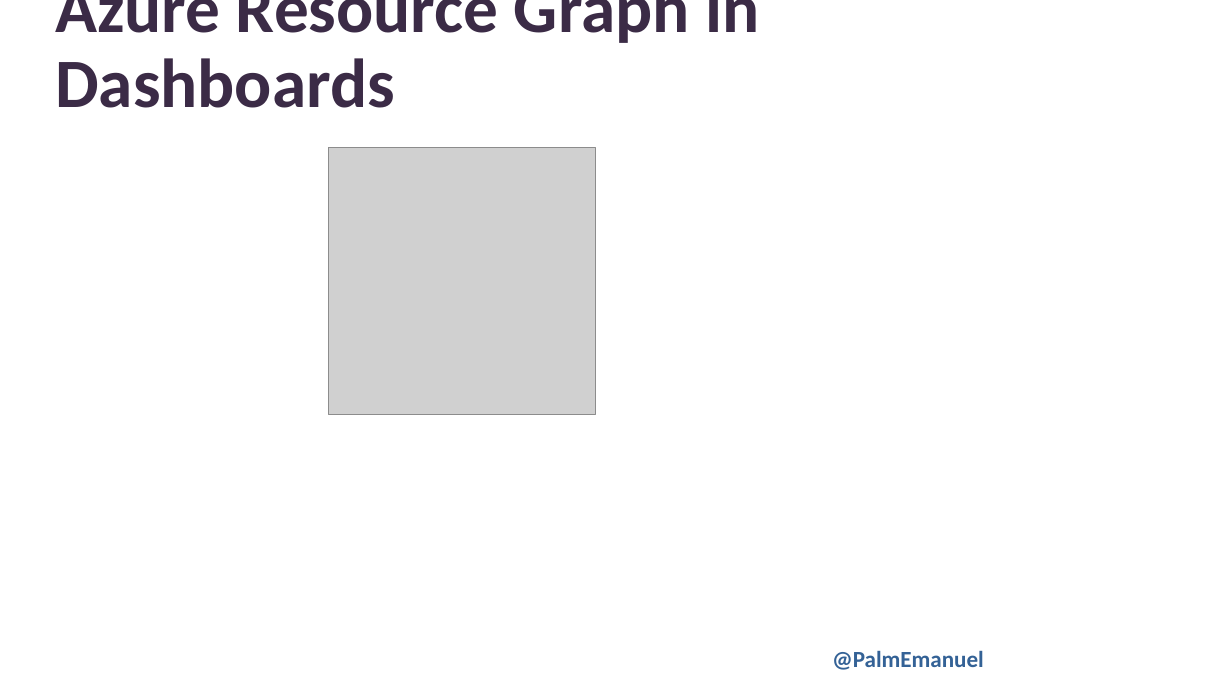
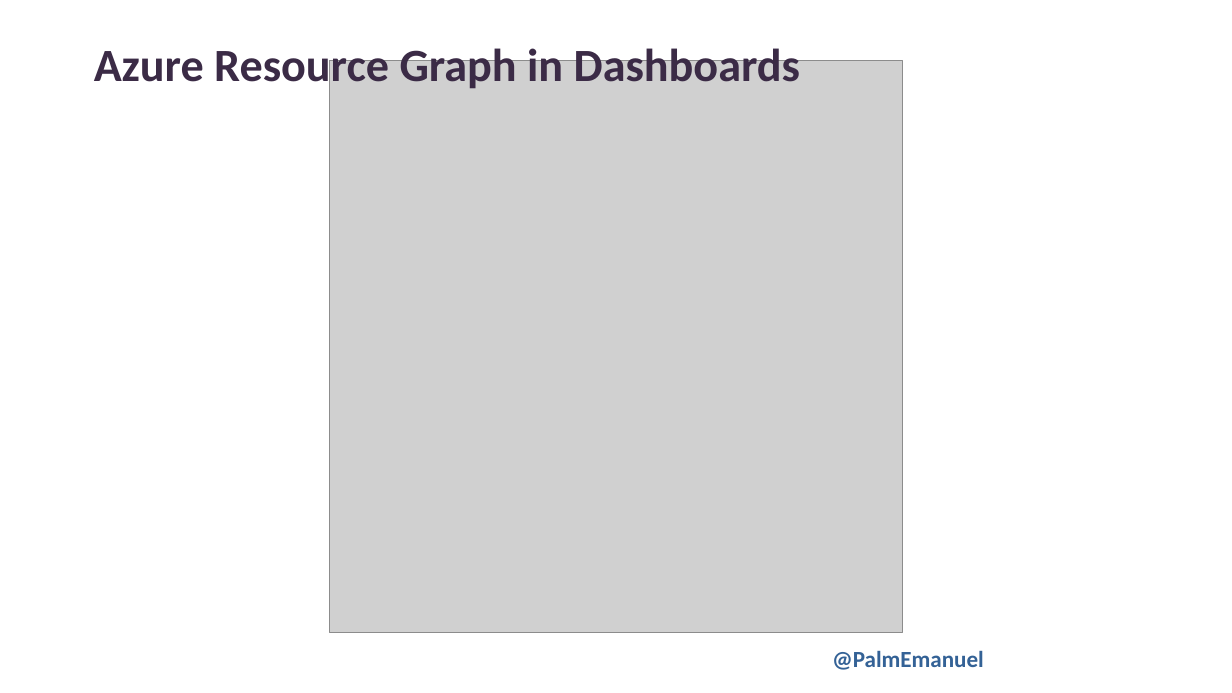
Before and after one commit to PalmEmanuel/PSConfEU, a slide deck: slide 30 of 2026/AzureResourceGraph/PSCONFEU26_EmanuelPalm_ChartingTheCloudySeaWithARG.pptx. Drawn at 1232x693 pixels with LibreOffice and Linux fonts; fonts in the diff are those of the drawing; grey boxes stand for pictures; background and template pictures are left out. Boxes give left, top, right and bottom in pixels: in the first picture for what was removed or moved away, otherwise in the second. Text is boxed around its words. In the diff, an @@ line names an element or a change of style, - is before the commit and + after.

```diff
--- a/2026/AzureResourceGraph/PSCONFEU26_EmanuelPalm_ChartingTheCloudySeaWithARG.pptx
+++ b/2026/AzureResourceGraph/PSCONFEU26_EmanuelPalm_ChartingTheCloudySeaWithARG.pptx
@@ text "Azure Resource Graph in Dashboards" moved from (x1=55, y1=0, x2=759, y2=108) to (x1=94, y1=42, x2=800, y2=92) @@
@@ text "Azure Resource Graph in Dashboards" at (x1=94, y1=42, x2=800, y2=92): size 54 to 36 pt; vertical alignment bottom to top @@
@@ picture resized from (x1=329, y1=148, x2=595, y2=414) to (x1=330, y1=60, x2=903, y2=633) @@
```
Also in this commit, not shown: 7 other slides changed, 1 slide removed.
